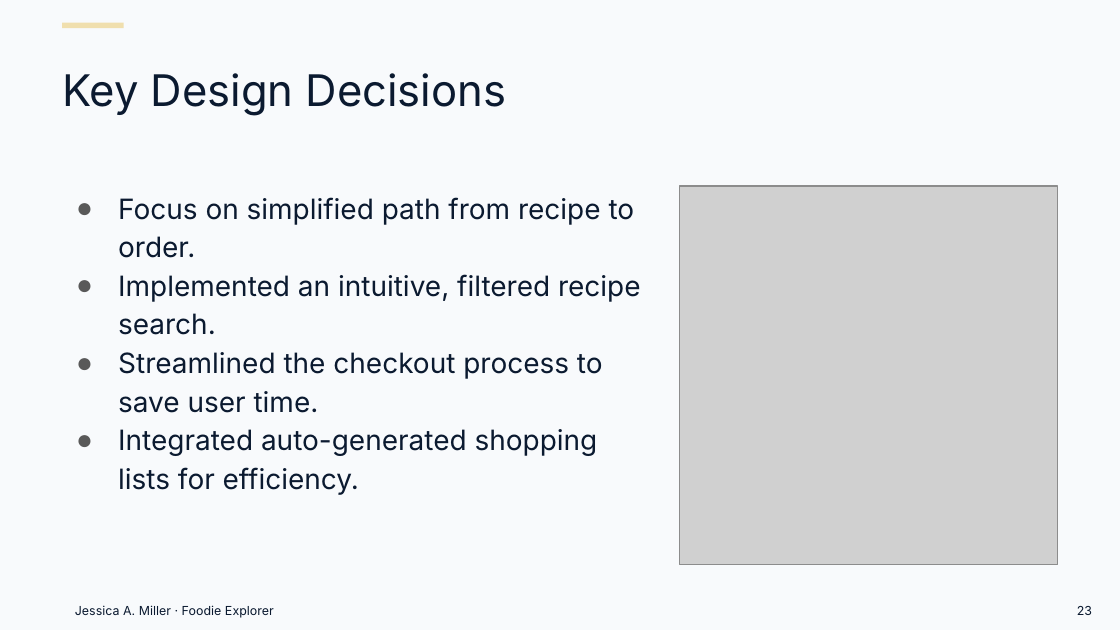
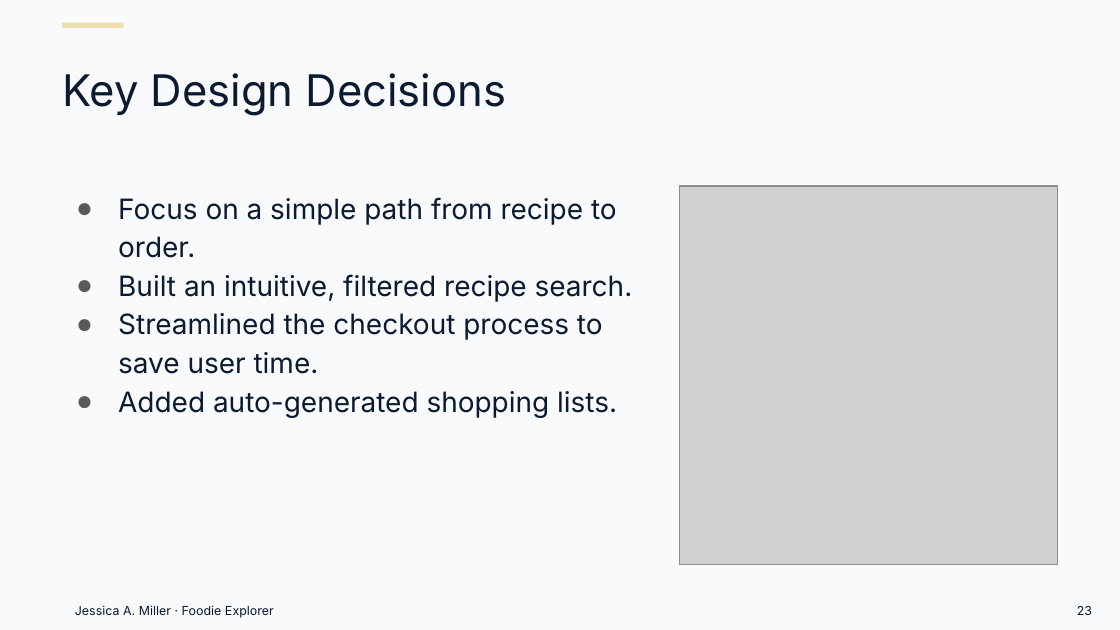
Before and after one commit to Millrjess/millrjess.github.io, a slide deck: slide 23 of assets/presentations/Foodie_Explorer_Case_Study_Professional.pptx. Drawn at 1120x630 pixels with LibreOffice and Linux fonts; fonts in the diff are those of the drawing; grey boxes stand for pictures. Boxes give left, top, right and bottom in pixels: in the first picture for what was removed or moved away, otherwise in the second. Text is boxed around its words. In the diff, an @@ line names an element or a change of style, - is before the commit and + after.

```diff
--- a/assets/presentations/Foodie_Explorer_Case_Study_Professional.pptx
+++ b/assets/presentations/Foodie_Explorer_Case_Study_Professional.pptx
@@ text at (118, 197, 633, 302): text changed @@
-● Focus on simplified path from recipe to order.
-● Implemented an intuitive, filtered recipe search.
+● Focus on a simple path from recipe to order.
+● Built an intuitive, filtered recipe search.
@@ text at (118, 391, 617, 418): text changed @@
-● Integrated auto-generated shopping lists for efficiency.
+● Added auto-generated shopping lists.
```
Also in this commit, not shown: 19 other slides changed, 1 other file.
